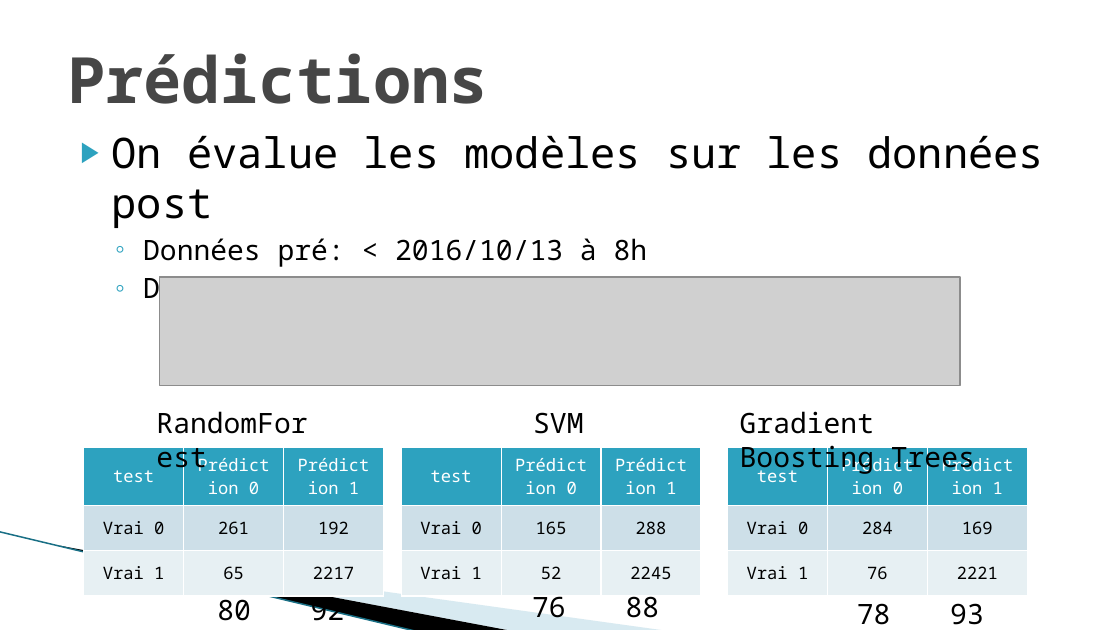
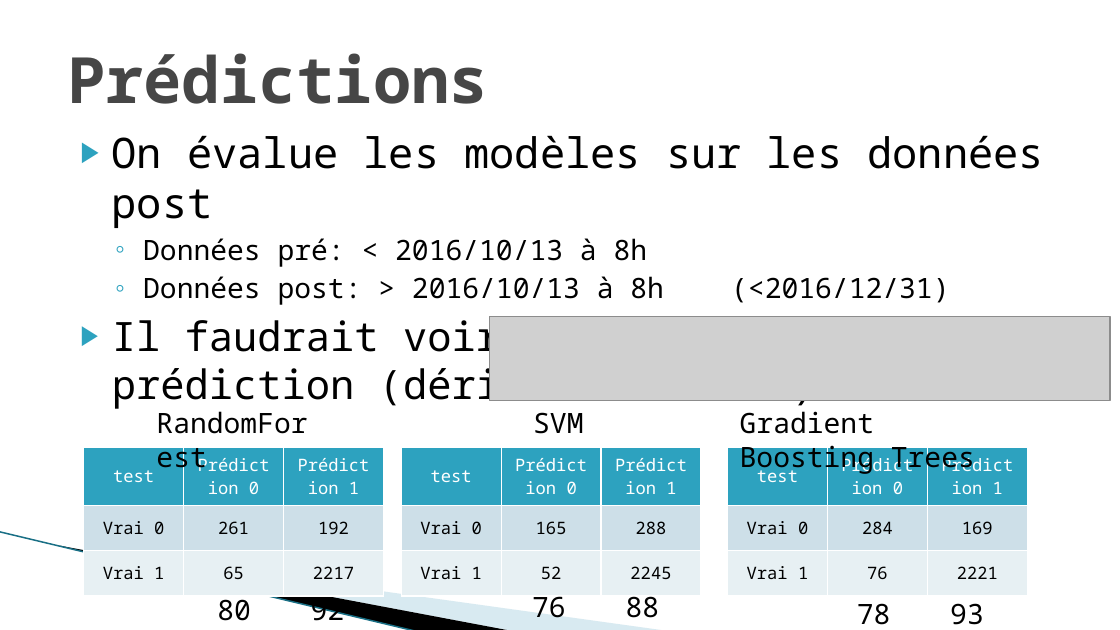
Before and after one commit to DianeBeldame/AppVelib, a slide deck: slide 25 of Presentation v0.3.pptx. Drawn at 1120x630 pixels with LibreOffice and Linux fonts; fonts in the diff are those of the drawing; grey boxes stand for pictures; background and template pictures are left out. Boxes give left, top, right and bottom in pixels: in the first picture for what was removed or moved away, otherwise in the second. Text is boxed around its words. In the diff, an @@ line names an element or a change of style, - is before the commit and + after.

```diff
--- a/Presentation v0.3.pptx
+++ b/Presentation v0.3.pptx
@@ text at box(112, 313, 986, 411): paragraph added @@
+▶ Il faudrait voir la profondeur de la prédiction (dérive du modèle)
@@ picture: place and size @@
-picture at box(160, 277, 961, 385)
+picture at box(489, 316, 1110, 400)
```
Also in this commit, not shown: 8 other slides changed, 2 slides added.
